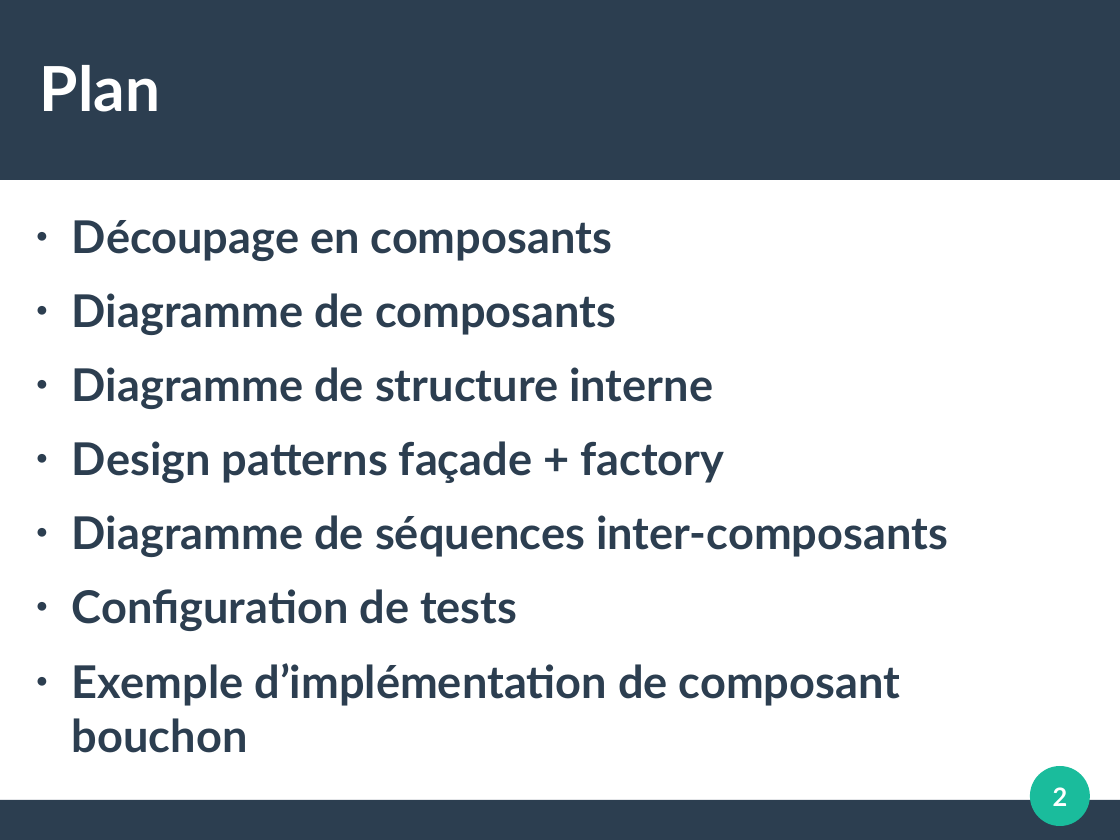
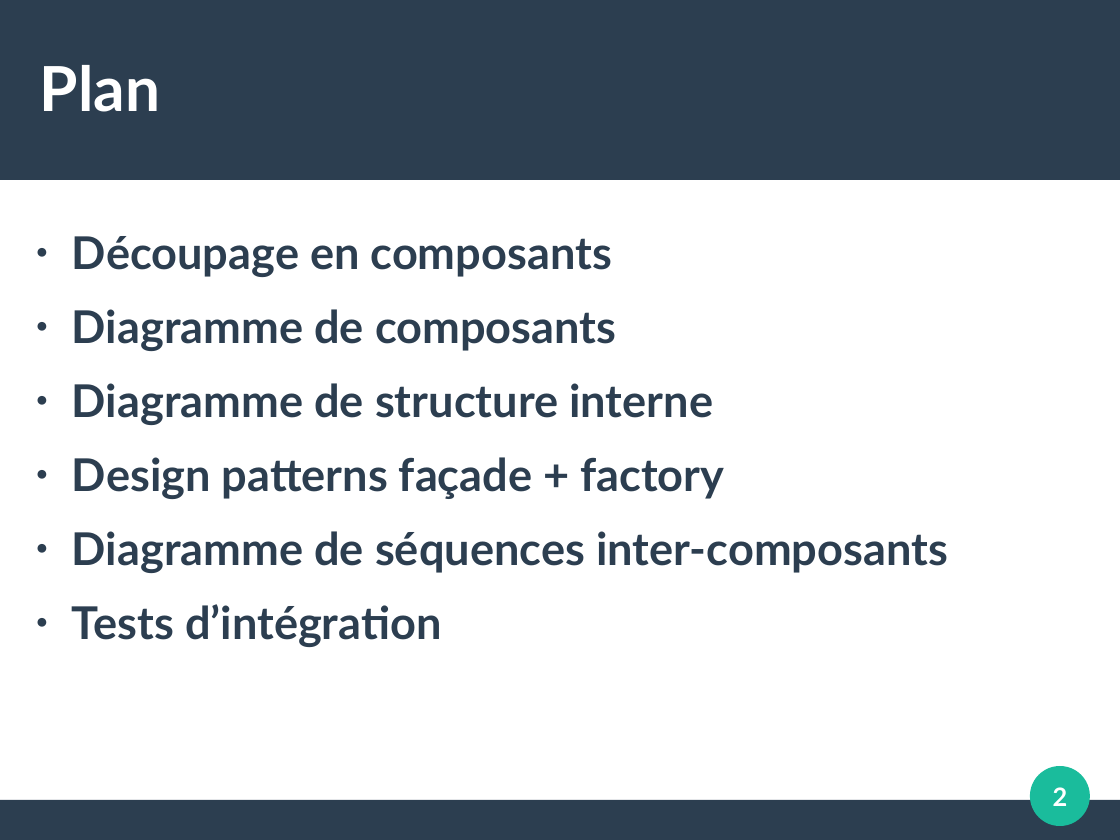
Before and after one commit to natmaurice/tme-il-smartbuilders, a slide deck: slide 2 of IL_conception.odp. Drawn at 1120x840 pixels with LibreOffice and Linux fonts; fonts in the diff are those of the drawing. Boxes give left, top, right and bottom in pixels: in the first picture for what was removed or moved away, otherwise in the second. Text is boxed around its words. In the diff, an @@ line names an element or a change of style, - is before the commit and + after.

```diff
--- a/IL_conception.odp
+++ b/IL_conception.odp
@@ text "Découpage en composants": place and size @@
-text "Découpage en composants" at (72, 220, 948, 753)
+text "Découpage en composants" at (72, 236, 948, 647)
@@ text at (72, 604, 441, 647): text changed @@
-● Configuration de tests
-● Exemple d’implémentation de composant bouchon
+● Tests d’intégration
```
Also in this commit, not shown: 6 other slides changed, 4 other files.
